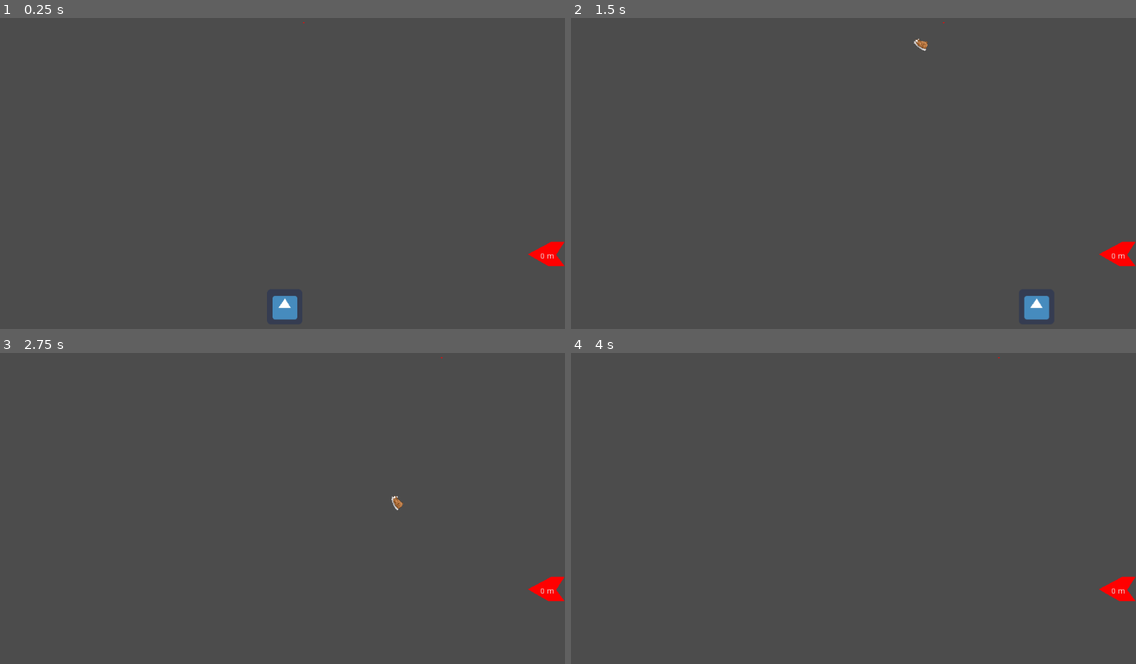
Above: before the commit, frames 1-4 (two rows, left to right).
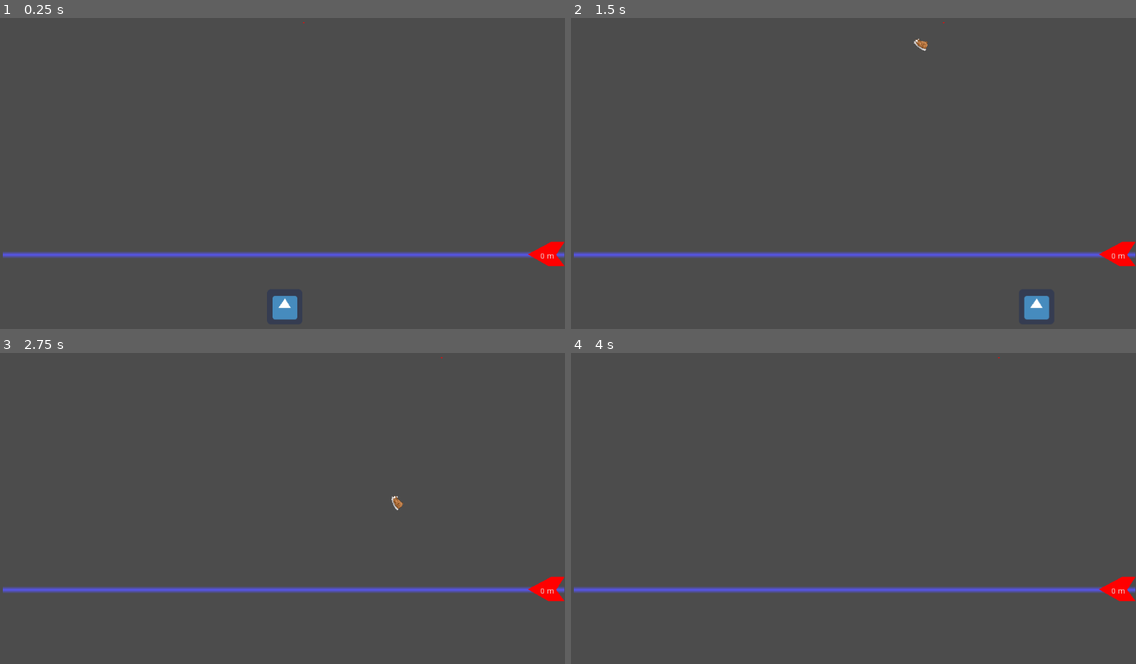
Above: after the commit, the same moments.

Repository: ludum-rlyeh/LD49-Unstable
Game: Godot game, scene res://Scenes/LevelTest.tscn
Two runs of this game, one before a commit and one after it. Both use one fixed random seed, a clock stepped at 60 frames per second and the inputs below. The engine's default icon, where the game draws it, is replaced by a stand-in: a white triangle on a blue panel in a dark square.
Inputs:
- Up to frame 1 (0.25 s): no input
- Up to frame 2 (1.5 s): tap Enter (ui_accept) at 0.5, 0.77 s; hold Right (ui_right) 0.53-1.28 s; hold Down (ui_down) from 1.28 s (still down)
- Up to frame 3 (2.75 s): tap Enter (ui_accept) at 1.52 s; release Down (ui_down) at 2.03 s; hold Right (ui_right) from 2.03 s (still down)
- Up to frame 4 (4 s): tap Enter (ui_accept) at 3.02, 3.5, 3.77 s; release Right (ui_right) at 3.53 s; hold Left (ui_left) from 3.53 s (still down)

The runs differ from the first frame. In frame 1, 1.7% of the frame differs, in the area x 0-100%, y 75-78%; in frame 2, 1.7%; in frame 3, 1.7%; in frame 4, 1.7%.

Commit message:
Add score line

Diff:
--- /dev/null
+++ b/Scenes/ScoreLine.tscn
@@ -0,0 +1,9 @@
+[gd_scene load_steps=3 format=2]
+
+[ext_resource path="res://Shaders/ScoreLine.tres" type="Material" id=1]
+[ext_resource path="res://icon.png" type="Texture" id=2]
+
+[node name="Sprite" type="Sprite"]
+material = ExtResource( 1 )
+scale = Vector2( 15.9029, 0.203604 )
+texture = ExtResource( 2 )
--- a/Scenes/Scorer.tscn
+++ b/Scenes/Scorer.tscn
@@ -1,9 +1,13 @@
-[gd_scene load_steps=2 format=2]
+[gd_scene load_steps=3 format=2]
 
 [ext_resource path="res://Scripts/Scorer.gd" type="Script" id=1]
+[ext_resource path="res://Scenes/ScoreLine.tscn" type="PackedScene" id=2]
 
 [node name="Scorer" type="Node2D"]
 script = ExtResource( 1 )
+
+[node name="Line" parent="." instance=ExtResource( 2 )]
+position = Vector2( -510.169, 0 )
 
 [node name="RayCast2D" type="RayCast2D" parent="."]
 enabled = true
--- a/Scripts/Scorer.gd
+++ b/Scripts/Scorer.gd
@@ -5,8 +5,11 @@
 var speed = 20
 
 func _ready():
-	$RayCast2D.cast_to.x = -get_viewport_rect().size.x
+	var viewport_size_x = get_viewport_rect().size.x
+	$RayCast2D.cast_to.x = -viewport_size_x
 	initial_y = self.position.y
+	$Line.set_scale(Vector2(viewport_size_x / 1024 * $Line.scale.x, $Line.scale.y))
+
 
 func _process(delta):
 	if $RayCast2D.is_colliding() :
--- /dev/null
+++ b/Shaders/ScoreLine.tres
@@ -0,0 +1,98 @@
+[gd_resource type="ShaderMaterial" load_steps=9 format=2]
+
+[sub_resource type="VisualShaderNodeScalarOp" id=1]
+output_port_for_preview = 0
+default_input_values = [ 0, 1.0, 1, 0.0 ]
+operator = 1
+
+[sub_resource type="VisualShaderNodeScalarOp" id=3]
+default_input_values = [ 0, 0.0, 1, 0.5 ]
+operator = 1
+
+[sub_resource type="VisualShaderNodeInput" id=4]
+output_port_for_preview = 0
+input_name = "uv"
+
+[sub_resource type="VisualShaderNodeVectorDecompose" id=5]
+
+[sub_resource type="VisualShaderNodeColorConstant" id=6]
+constant = Color( 0.341712, 0.335644, 0.93712, 1 )
+
+[sub_resource type="VisualShaderNodeScalarOp" id=7]
+default_input_values = [ 0, 0.0, 1, 2.0 ]
+operator = 2
+
+[sub_resource type="VisualShaderNodeScalarFunc" id=8]
+function = 12
+
+[sub_resource type="VisualShader" id=9]
+code = "shader_type canvas_item;
+
+
+
+void vertex() {
+// Output:0
+
+}
+
+void fragment() {
+// Color:7
+	vec3 n_out7p0 = vec3(0.341712, 0.335644, 0.937120);
+	float n_out7p1 = 1.000000;
+
+// Input:5
+	vec3 n_out5p0 = vec3(UV, 0.0);
+
+// VectorDecompose:6
+	float n_out6p0 = n_out5p0.x;
+	float n_out6p1 = n_out5p0.y;
+	float n_out6p2 = n_out5p0.z;
+
+// ScalarOp:4
+	float n_in4p1 = 0.50000;
+	float n_out4p0 = n_out6p1 - n_in4p1;
+
+// ScalarOp:8
+	float n_in8p1 = 2.00000;
+	float n_out8p0 = n_out4p0 * n_in8p1;
+
+// ScalarFunc:9
+	float n_out9p0 = abs(n_out8p0);
+
+// ScalarOp:10
+	float n_in10p0 = 1.00000;
+	float n_out10p0 = n_in10p0 - n_out9p0;
+
+// Output:0
+	COLOR.rgb = n_out7p0;
+	COLOR.a = n_out10p0;
+
+}
+
+void light() {
+// Output:0
+
+}
+"
+graph_offset = Vector2( -345.528, 41.0971 )
+mode = 1
+flags/light_only = false
+nodes/fragment/0/position = Vector2( 1740, 200 )
+nodes/fragment/4/node = SubResource( 3 )
+nodes/fragment/4/position = Vector2( -60, 360 )
+nodes/fragment/5/node = SubResource( 4 )
+nodes/fragment/5/position = Vector2( -1040, 380 )
+nodes/fragment/6/node = SubResource( 5 )
+nodes/fragment/6/position = Vector2( -560, 360 )
+nodes/fragment/7/node = SubResource( 6 )
+nodes/fragment/7/position = Vector2( 1280, 120 )
+nodes/fragment/8/node = SubResource( 7 )
+nodes/fragment/8/position = Vector2( 320, 360 )
+nodes/fragment/9/node = SubResource( 8 )
+nodes/fragment/9/position = Vector2( 720, 420 )
+nodes/fragment/10/node = SubResource( 1 )
+nodes/fragment/10/position = Vector2( 1180, 320 )
+nodes/fragment/connections = PoolIntArray( 5, 0, 6, 0, 6, 1, 4, 0, 4, 0, 8, 0, 8, 0, 9, 0, 9, 0, 10, 1, 10, 0, 0, 1, 7, 0, 0, 0 )
+
+[resource]
+shader = SubResource( 9 )
